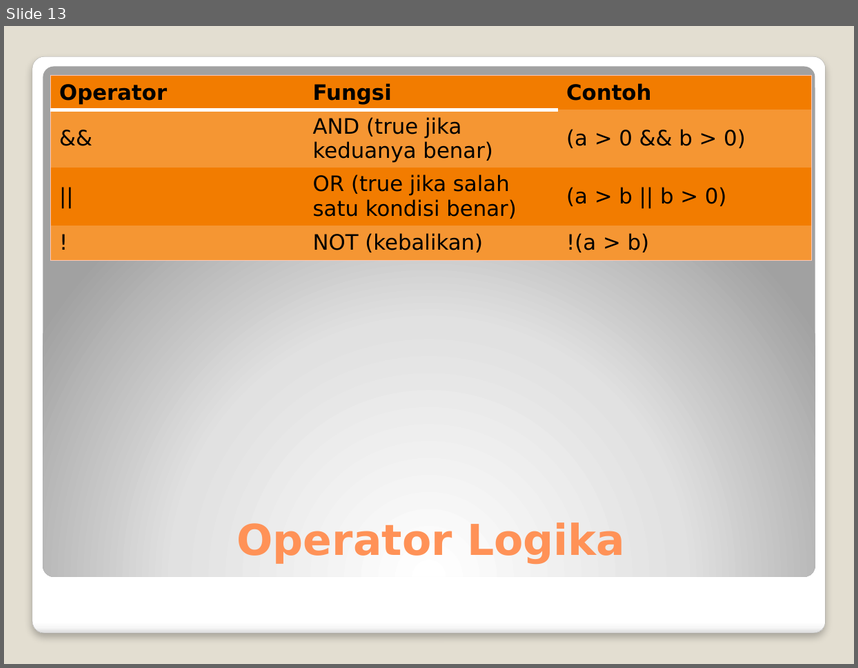
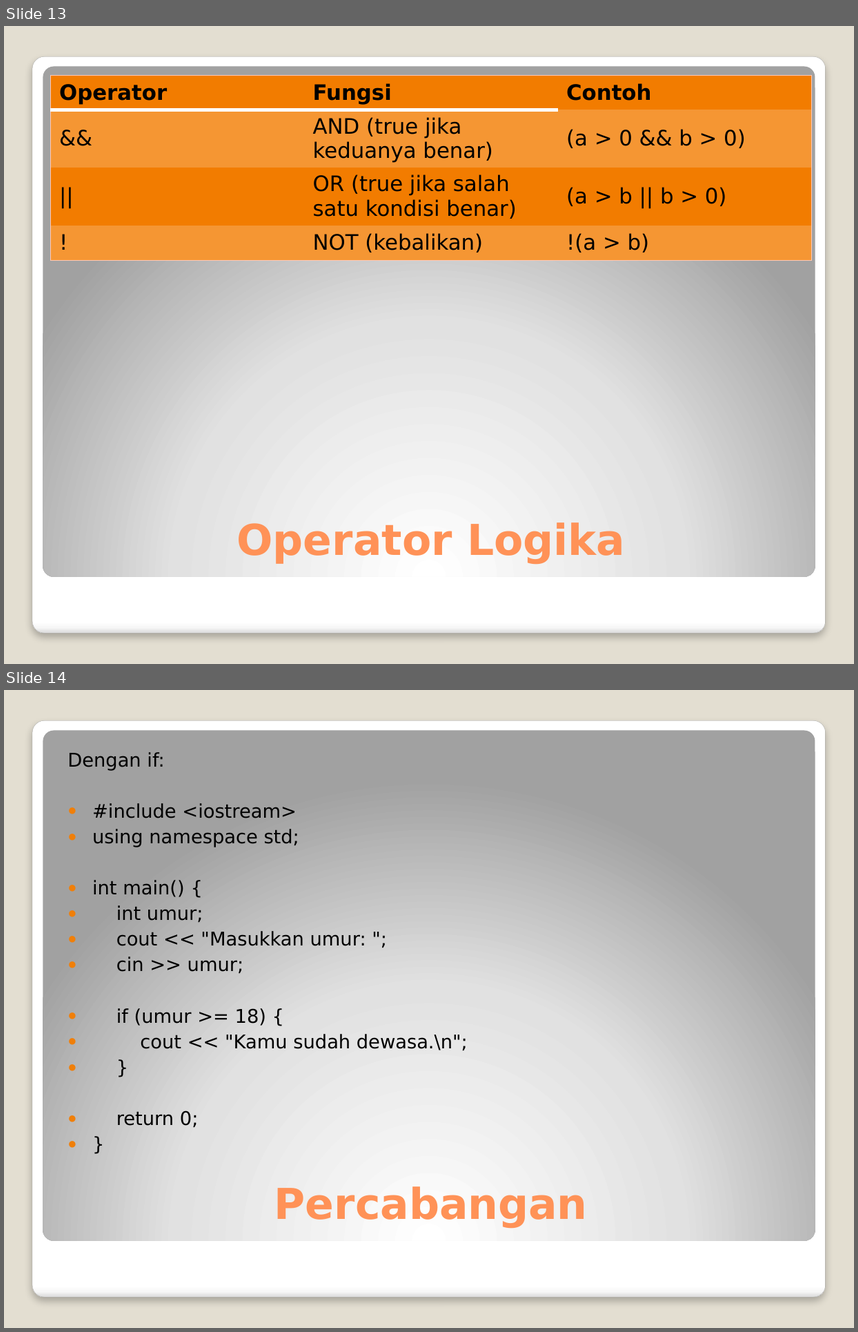
Before and after one commit to Luth-Badila/Cpp-dasar, a slide deck: C++ Dasar.pptx. Shown one above the other, each under a label of ours: slide 13 before the commit, slides 13 and 14 after it. The pictures are 858x668 and 858x1332 pixels, drawn with LibreOffice and Linux fonts; fonts in the diff are those of the drawing. Boxes give left, top, right and bottom in pixels: in the first picture for what was removed or moved away, otherwise in the second. Text is boxed around its words. In the diff, an @@ line names an element or a change of style, - is before the commit and + after.

Commit message:
add perulangan dan percabangan

```diff
--- a/C++ Dasar.pptx
+++ b/C++ Dasar.pptx
@@ slide 14 added at bbox=[4, 690, 854, 1328], background #E3DED1; not listed: 2 template elements that a slide beside it also shows @@
@@ text added at bbox=[67, 752, 468, 1127], 16 pt, text #000000 @@
+Dengan if:
+● #include <iostream>
+● using namespace std;
+● int main() {
+● int umur;
+● cout << "Masukkan umur: ";
+● cin >> umur;
+● if (umur >= 18) {
+● cout << "Kamu sudah dewasa.\n";
+● }
+● return 0;
+● }
@@ title added at bbox=[274, 1186, 588, 1228], 36 pt, text #FF9258, bold @@
+Percabangan
```
Also in this commit, not shown: 1 slide changed, 7 other slides added.
